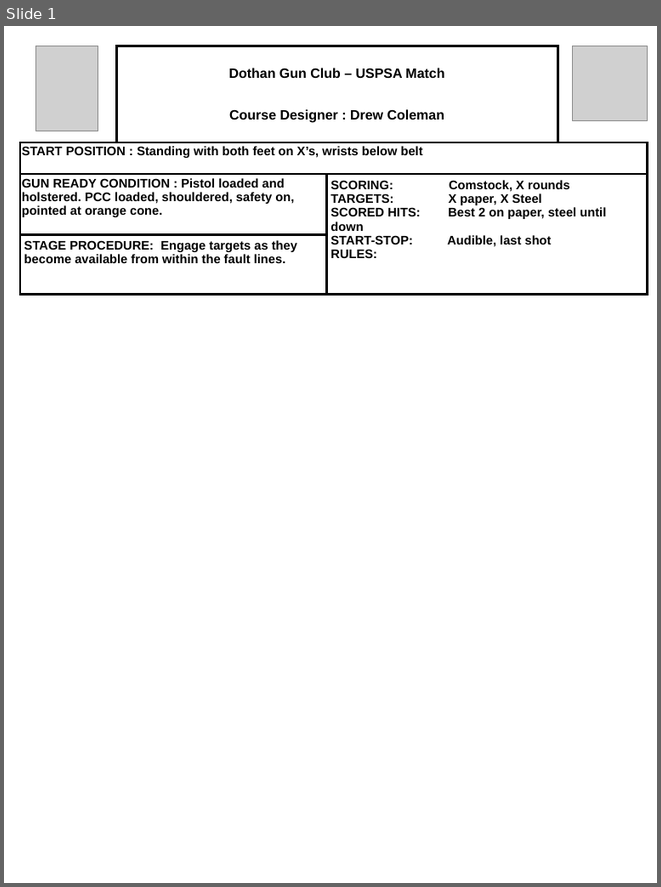
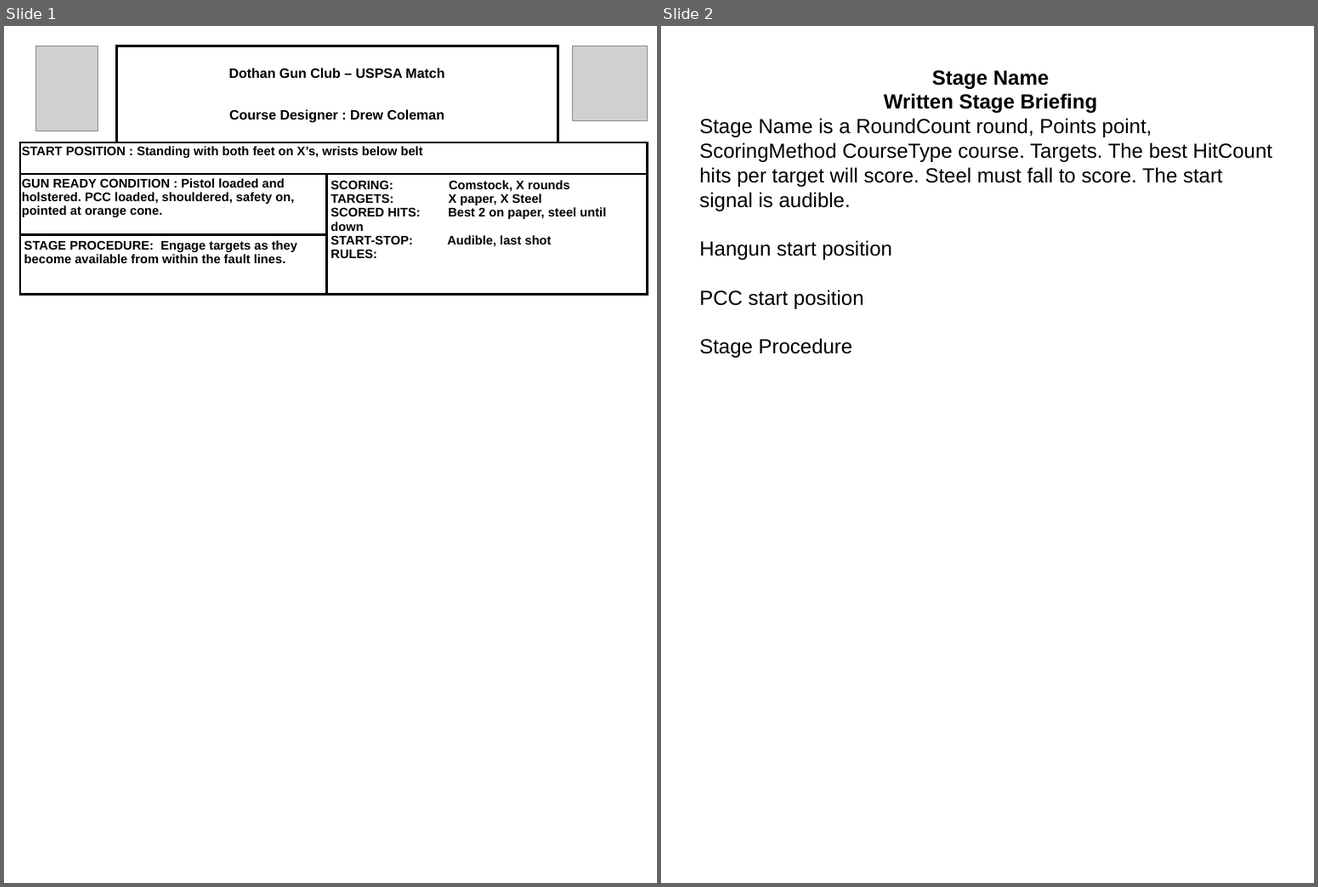
Before and after one commit to bagellord/USPSA-Stages, a slide deck: - Stage Design - USPSA.pptx. Shown side by side, each under a label of ours: slide 1 before the commit, slides 1 and 2 after it. The pictures are 661x887 and 1318x887 pixels, drawn with LibreOffice and Linux fonts; fonts in the diff are those of the drawing; grey boxes stand for pictures. Boxes give left, top, right and bottom in pixels: in the first picture for what was removed or moved away, otherwise in the second. Text is boxed around its words. In the diff, an @@ line names an element or a change of style, - is before the commit and + after.

Commit message:
Updated some stages, and worked on the WSB's for the ESB stages

```diff
--- a/- Stage Design - USPSA.pptx
+++ b/- Stage Design - USPSA.pptx
@@ slide 2 added at box(661, 26, 1314, 883), background #FFFFFF @@
@@ text added at box(699, 70, 1272, 358), 18 pt, text #000000 @@
+Stage Name
+Written Stage Briefing
+Stage Name is a RoundCount round, Points point, ScoringMethod CourseType course. Targets. The best HitCount hits per target will score. Steel must fall to score. The start signal is audible.
+Hangun start position
+PCC start position
+Stage Procedure
```
Also in this commit, not shown: 18 other files.
